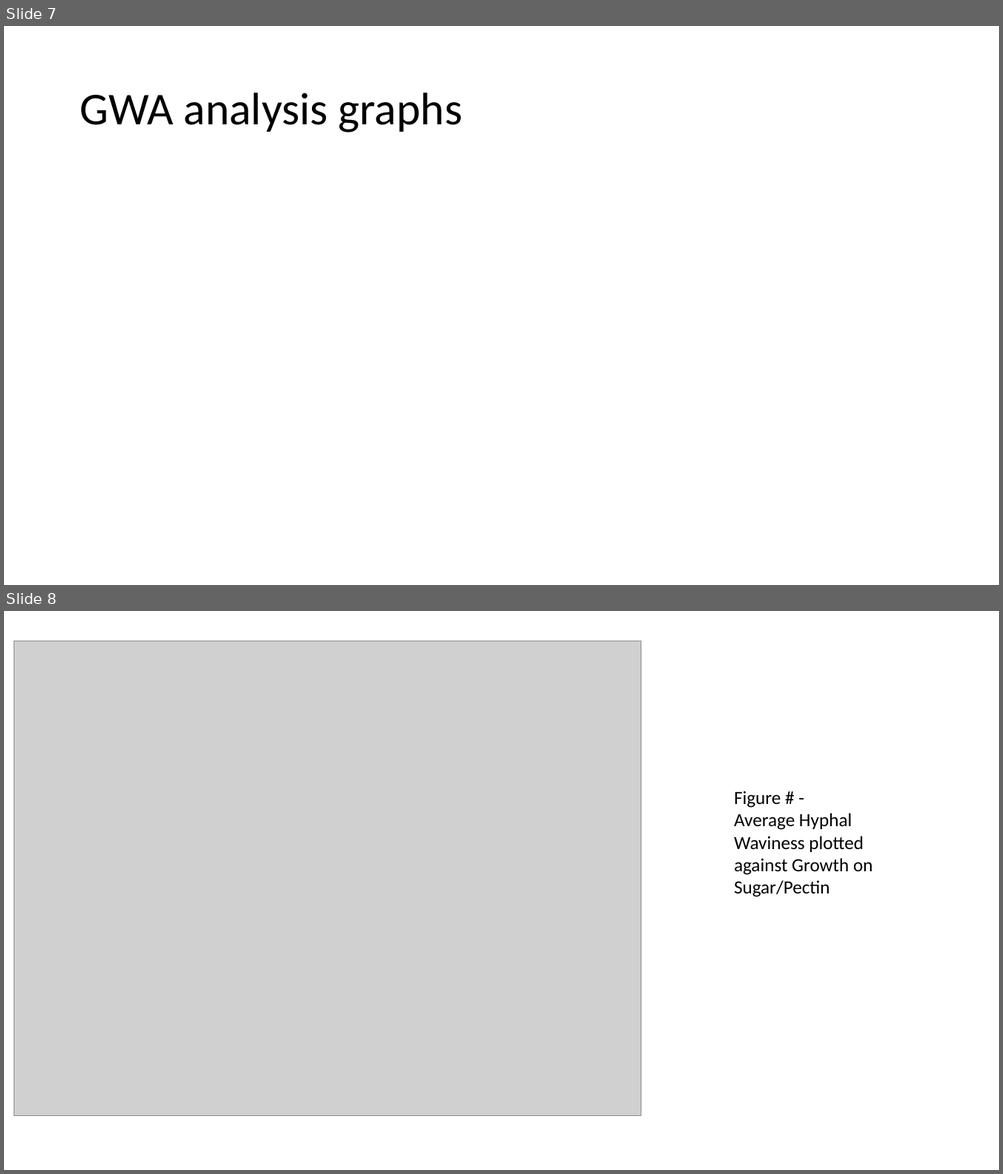
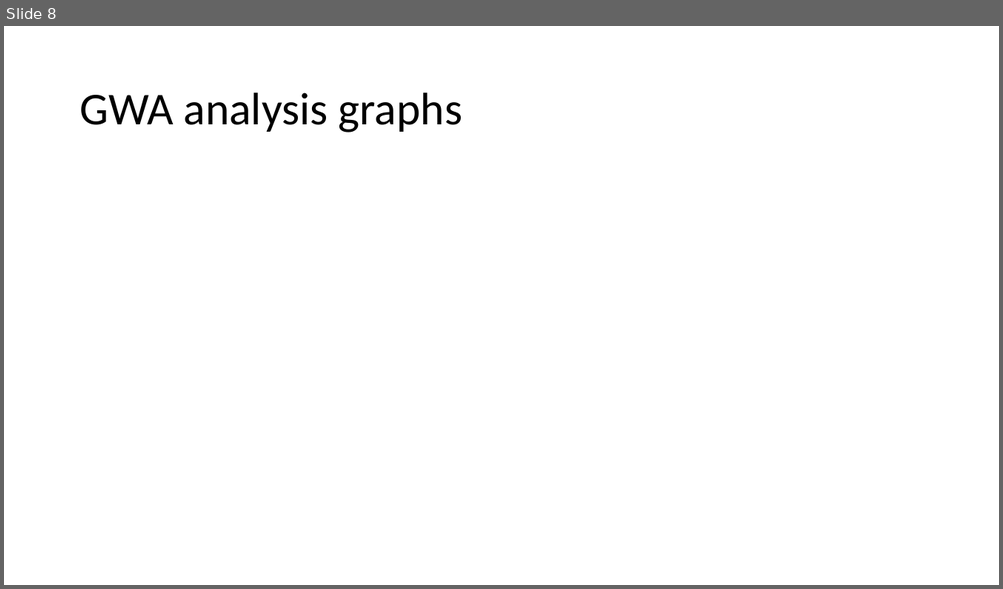
Before and after one commit to JosueVega/Hwaviness, a slide deck: paper/HWavinessGraphs_Figs_Capt.pptx. Shown one above the other, each under a label of ours: slides 7 and 8 before the commit, slide 8 after it. The pictures are 1003x1174 and 1003x589 pixels, drawn with LibreOffice and Linux fonts; fonts in the diff are those of the drawing; grey boxes stand for pictures. Boxes give left, top, right and bottom in pixels: in the first picture for what was removed or moved away, otherwise in the second. Text is boxed around its words. In the diff, an @@ line names an element or a change of style, - is before the commit and + after.

```diff
--- a/paper/HWavinessGraphs_Figs_Capt.pptx
+++ b/paper/HWavinessGraphs_Figs_Capt.pptx
@@ slide 8 removed at bbox=[4, 611, 999, 1170], background #FFFFFF @@
@@ picture removed at bbox=[14, 641, 641, 1117] @@
@@ text removed at bbox=[734, 791, 873, 897] @@
-Figure # -
-Average Hyphal Waviness plotted against Growth on Sugar/Pectin
@@ what was slide 7 is now slide 8 @@
```
Also in this commit, not shown: 4 slides changed, 5 slides added, 5 other slides removed, 7 other files.
